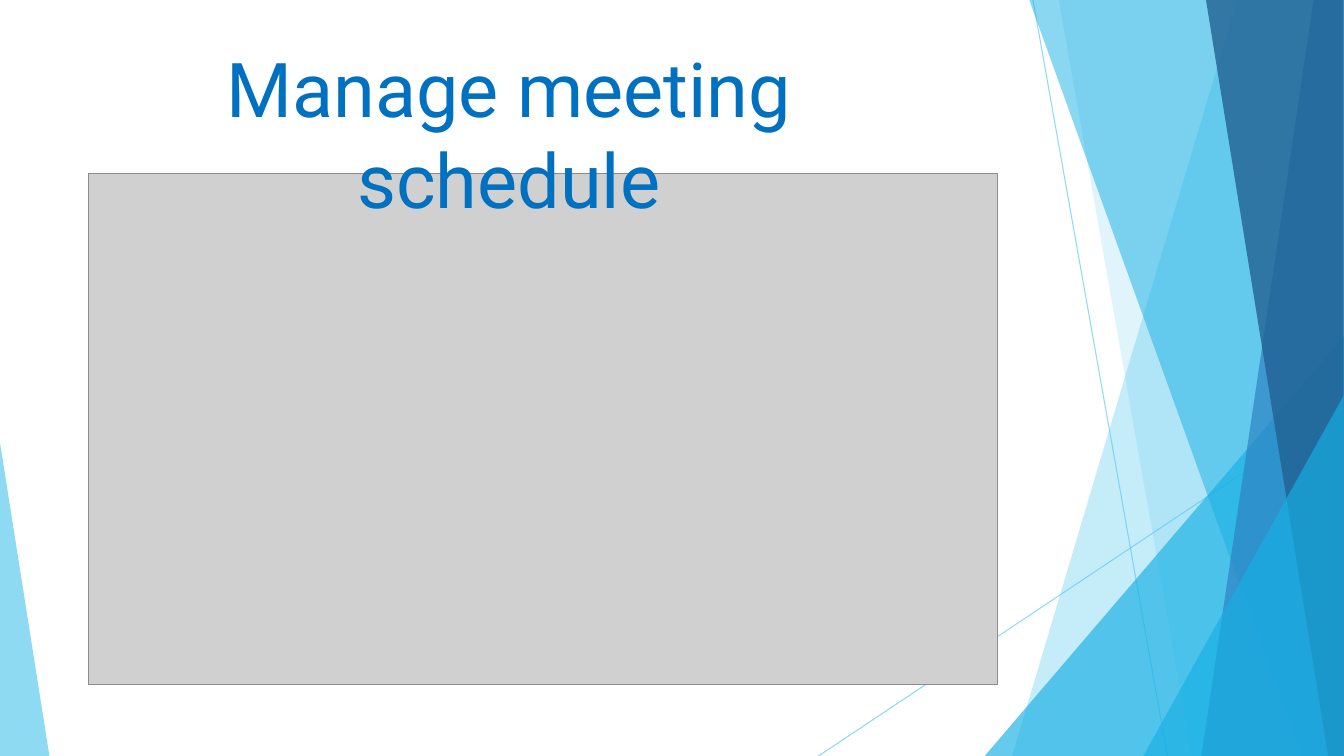
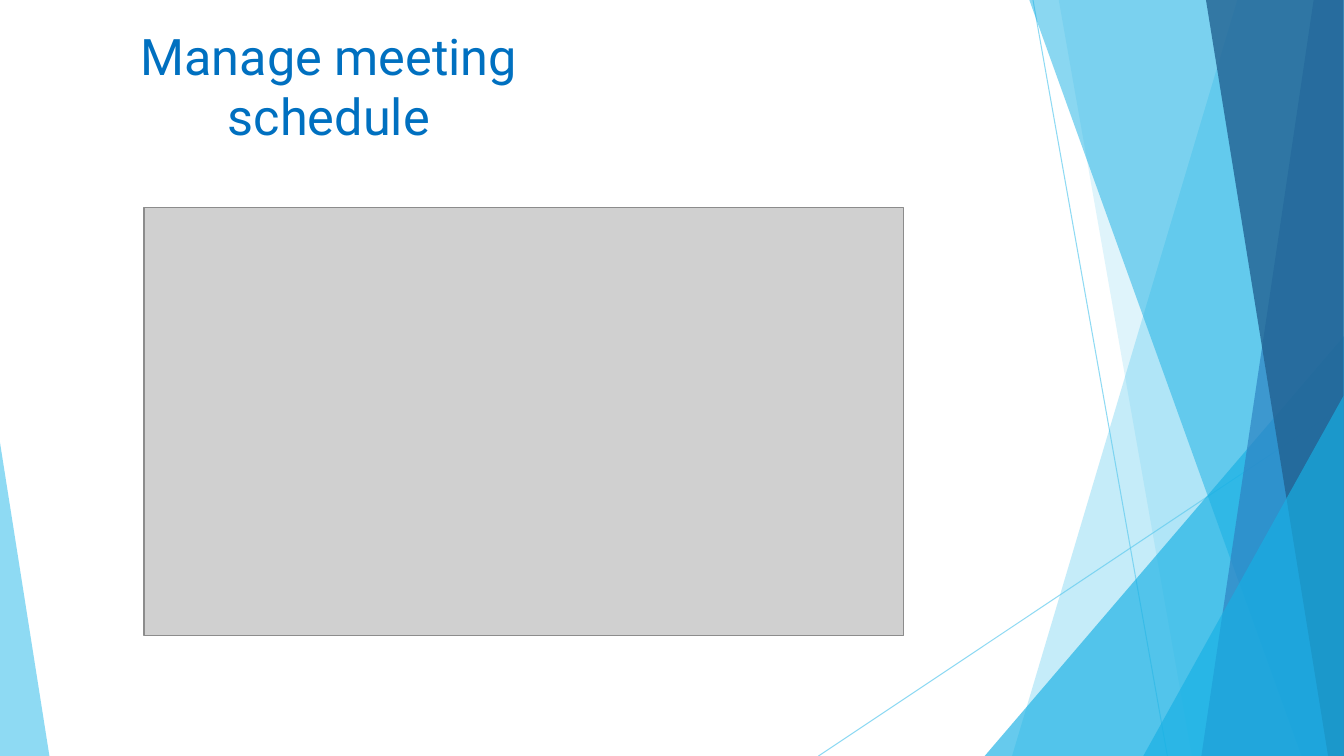
Before and after one commit to linhmimoza/Hospital_PortalExtra, a slide deck: slide 19 of Hospital.pptx. Drawn at 1344x756 pixels with LibreOffice and Linux fonts; fonts in the diff are those of the drawing; grey boxes stand for pictures. Boxes give left, top, right and bottom in pixels: in the first picture for what was removed or moved away, otherwise in the second. Text is boxed around its words. In the diff, an @@ line names an element or a change of style, - is before the commit and + after.

```diff
--- a/Hospital.pptx
+++ b/Hospital.pptx
@@ text "Manage meeting schedule": place and size @@
-text "Manage meeting schedule" at (226, 62, 791, 209)
+text "Manage meeting schedule" at (141, 38, 517, 136)
@@ text "Manage meeting schedule" at (141, 38, 517, 136): size 54 to 36 pt @@
@@ picture: place and size @@
-picture at (89, 173, 998, 685)
+picture at (144, 208, 904, 635)
```
Also in this commit, not shown: 3 other slides changed, 6 slides added, 1 slide removed, 8 other files.
